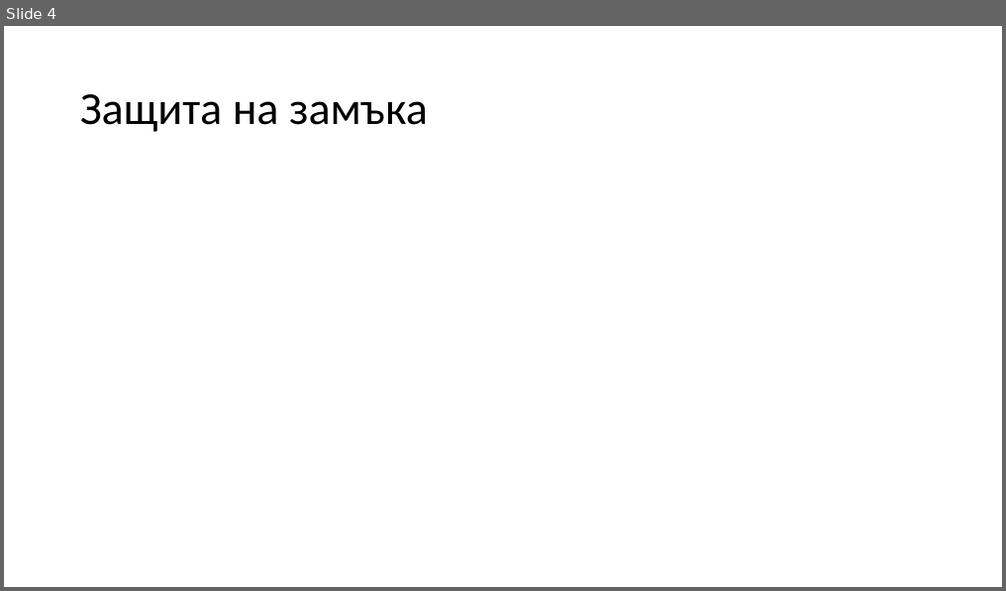
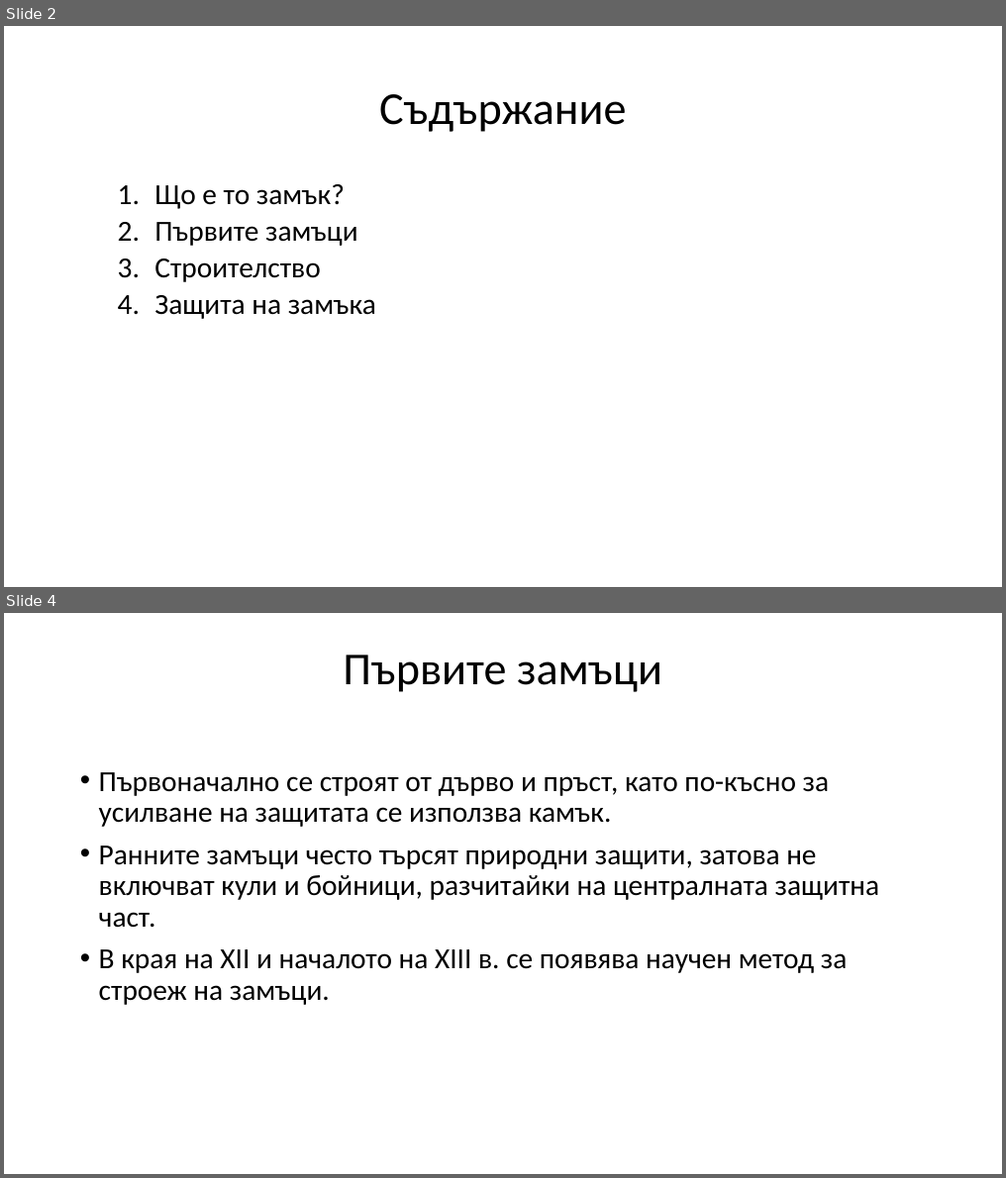
Before and after one commit to zahari02/Prezentaciq, a slide deck: Замъците в Средновековието.pptx. Shown one above the other, each under a label of ours: slide 4 before the commit, slides 2 and 4 after it; the slides between them are not shown. The pictures are 1006x591 and 1006x1178 pixels, drawn with LibreOffice and Linux fonts; fonts in the diff are those of the drawing. Boxes give left, top, right and bottom in pixels: in the first picture for what was removed or moved away, otherwise in the second. Text is boxed around its words. In the diff, an @@ line names an element or a change of style, - is before the commit and + after.

```diff
--- a/Замъците в Средновековието.pptx
+++ b/Замъците в Средновековието.pptx
@@ slide 4 added at box(4, 613, 1002, 1174), background #FFFFFF @@
@@ title added at box(343, 655, 662, 692), 44 pt, text #000000 @@
+Първите замъци
@@ text added at box(99, 772, 880, 1005), 28 pt, text #000000 @@
+• Първоначално се строят от дърво и пръст, като по-късно за усилване на защитата се използва камък.
+• Ранните замъци често търсят природни защити, затова не включват кули и бойници, разчитайки на централната защитна част.
+• В края на XII и началото на XIII в. се появява научен метод за строеж на замъци.
@@ what was slide 4 is now slide 2 @@
@@ slide 2 changed as well @@
@@ title at box(379, 94, 626, 132): text changed @@
-Защита на замъка
+Съдържание
@@ text added at box(154, 184, 376, 319), 28 pt, text #000000 @@
+  1. Що е то замък?
+  2. Първите замъци
+  3. Строителство
+  4. Защита на замъка
```
Also in this commit, not shown: 2 other slides added, 4 slides removed.
